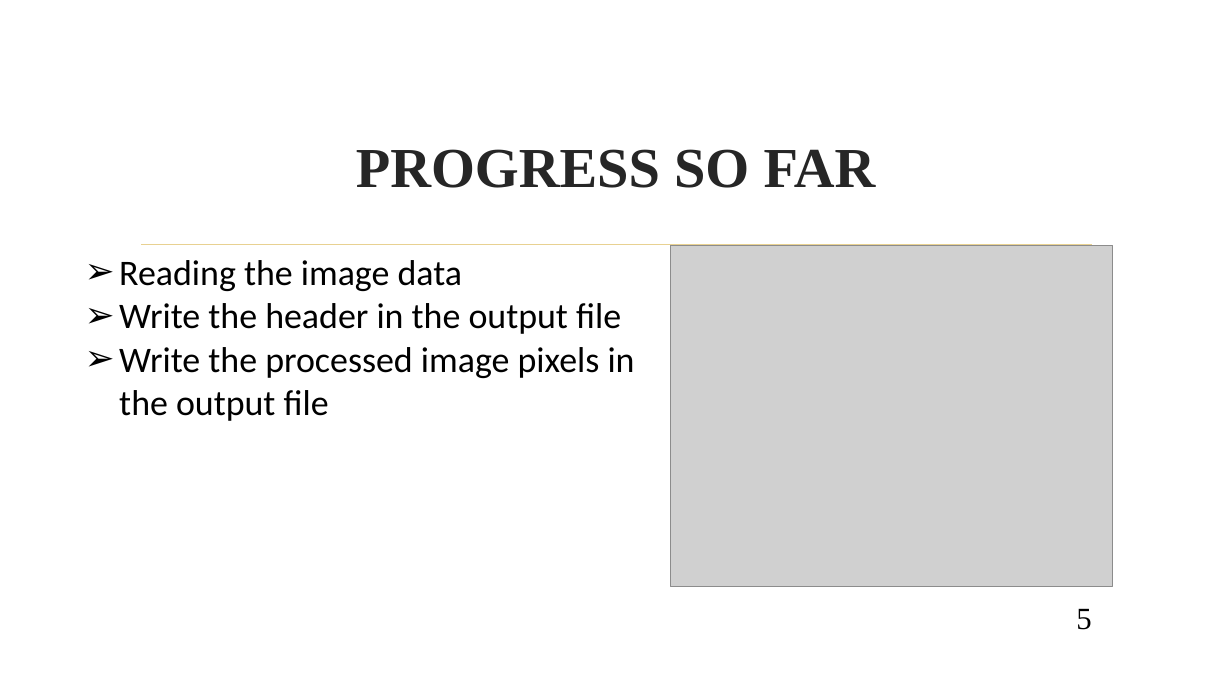
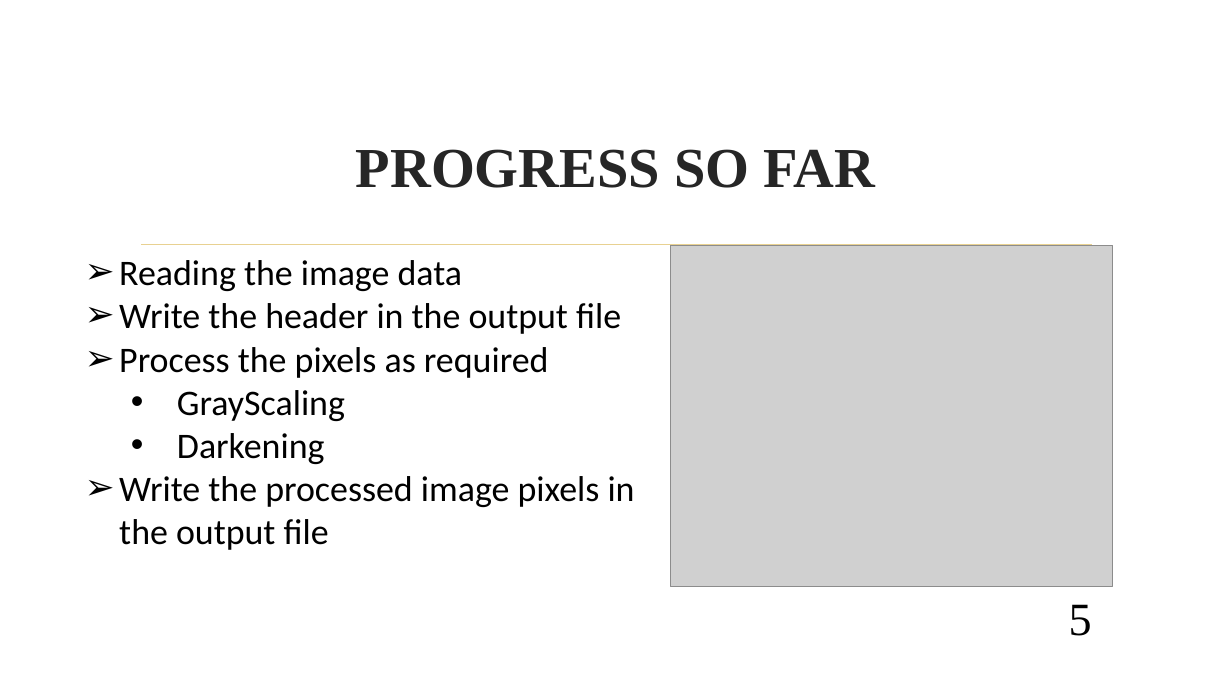
Before and after one commit to jsureka/ImageX, a slide deck: slide 5 of SOFTWARE PROJECT LAB -1.pptx. Drawn at 1232x693 pixels with LibreOffice and Linux fonts; fonts in the diff are those of the drawing; grey boxes stand for pictures; background and template pictures are left out. Boxes give left, top, right and bottom in pixels: in the first picture for what was removed or moved away, otherwise in the second. Text is boxed around its words. In the diff, an @@ line names an element or a change of style, - is before the commit and + after.

```diff
--- a/SOFTWARE PROJECT LAB -1.pptx
+++ b/SOFTWARE PROJECT LAB -1.pptx
@@ text at (119,347,549,464): paragraphs added @@
+➢ Process the pixels as required
+  • GrayScaling
+  • Darkening
@@ page number at (1069,604,1092,636): size 24 to 36 pt @@
```
Also in this commit, not shown: 10 other slides changed, 3 slides added, 6 other files.
